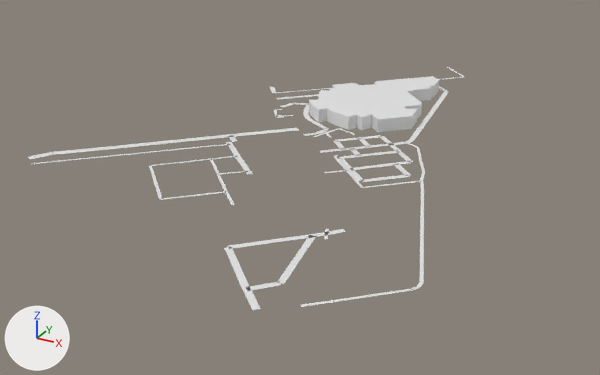
One commit to the glTF model game/world/tile_3_5.glb: the scene before it, then after it.
Both versions are drawn from a camera (50 mm lens) standing at (1126.0, -1882.0, 207.0) and looking at (861.0, -1400.0, -34.0). Lighting does not change. The marker at lower left points along +X, +Y and +Z. The first picture is the older version. Where no turn or scale is listed for an object, it has been applied to the vertices.

Before the edit, the objects in view are built like this:
```python
me_buildings = bpy.data.meshes.new('buildings')
me_buildings.from_pydata(...)  # 88 vertices, 172 faces; spans x 829.0..917.5, y -1357.7..-1227.0, z 0.0..10.0
me_roads = bpy.data.meshes.new('roads')
me_roads.from_pydata(...)  # 448 vertices, 224 faces; spans x 711.0..1007.0, y -1602.0..-1157.0, z 0.0
ob_buildings = bpy.data.objects.new('buildings', me_buildings)
ob_buildings.location = (0.0, 0.0, 0.0)
ob_roads = bpy.data.objects.new('roads', me_roads)
ob_roads.location = (0.0, 0.0, 0.0)
```
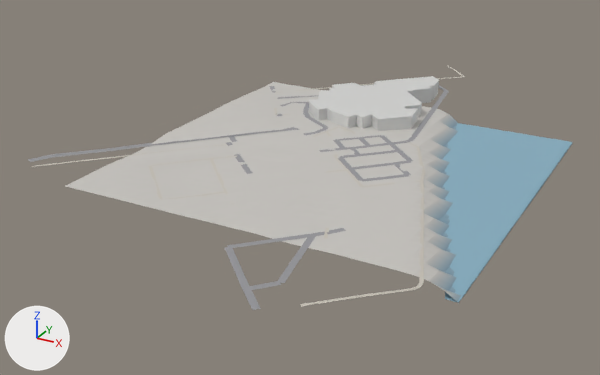
The newer file is also turned or shifted as a whole; pictures and numbers use the older file's frame.

Diff of the bpy script that builds the scene:
```diff
--- a/game/world/tile_3_5.glb.py
+++ b/game/world/tile_3_5.glb.py
@@ mat_defaultmaterial_001 @@
+mat_defaultmaterial_001 = bpy.data.materials.new('DefaultMaterial.001')
+mat_defaultmaterial_001.use_nodes = True; mat_defaultmaterial_001.node_tree.nodes.clear()
+_N = mat_defaultmaterial_001.node_tree.nodes; _L = mat_defaultmaterial_001.node_tree.links
+n0 = _N.new('ShaderNodeOutputMaterial'); n0.name = 'Material Output'
+n1 = _N.new('ShaderNodeBsdfPrincipled'); n1.name = 'Principled BSDF'
+n2 = _N.new('ShaderNodeVertexColor'); n2.name = 'Color Attribute'
+_L.new(n1.outputs[0], n0.inputs[0])  # 'BSDF' to 'Surface'
+_L.new(n2.outputs[0], n1.inputs[0])  # 'Color' to 'Base Color'
@@ mat_defaultmaterial_003 @@
+mat_defaultmaterial_003 = bpy.data.materials.new('DefaultMaterial.003')
+mat_defaultmaterial_003.use_nodes = True; mat_defaultmaterial_003.node_tree.nodes.clear()
+_N = mat_defaultmaterial_003.node_tree.nodes; _L = mat_defaultmaterial_003.node_tree.links
+n0 = _N.new('ShaderNodeOutputMaterial'); n0.name = 'Material Output'
+n1 = _N.new('ShaderNodeBsdfPrincipled'); n1.name = 'Principled BSDF'
+n2 = _N.new('ShaderNodeVertexColor'); n2.name = 'Color Attribute'
+_L.new(n1.outputs[0], n0.inputs[0])  # 'BSDF' to 'Surface'
+_L.new(n2.outputs[0], n1.inputs[0])  # 'Color' to 'Base Color'
@@ mat_defaultmaterial_002 @@
+mat_defaultmaterial_002 = bpy.data.materials.new('DefaultMaterial.002')
+mat_defaultmaterial_002.use_nodes = True; mat_defaultmaterial_002.node_tree.nodes.clear()
+_N = mat_defaultmaterial_002.node_tree.nodes; _L = mat_defaultmaterial_002.node_tree.links
+n0 = _N.new('ShaderNodeOutputMaterial'); n0.name = 'Material Output'
+n1 = _N.new('ShaderNodeBsdfPrincipled'); n1.name = 'Principled BSDF'
+n2 = _N.new('ShaderNodeVertexColor'); n2.name = 'Color Attribute'
+_L.new(n1.outputs[0], n0.inputs[0])  # 'BSDF' to 'Surface'
+_L.new(n2.outputs[0], n1.inputs[0])  # 'Color' to 'Base Color'
@@ me_roads @@
-me_roads.from_pydata(...)  # 448 vertices, 224 faces; spans x 711.0..1007.0, y -1602.0..-1157.0, z 0.0
+me_roads.from_pydata(...)  # 546 vertices, 322 faces; spans x 711.0..1007.0, y -1602.0..-1157.0, z -2.0..1.0
+# me_roads part 1: the loose piece of 4 vertices spanning x 846.0..863.0, y -1365.0..-1353.0, z 0.0 is moved by (0.0, 0.0, 1.0), in mat_defaultmaterial_001
+# me_roads part 2: the loose piece of 4 vertices spanning x 711.0..722.0, y -1514.0..-1500.0, z 0.0 is moved by (0.0, 0.0, -2.0), in mat_defaultmaterial_001
+# me_roads part 3: the loose piece of 4 vertices spanning x 939.0..949.0, y -1517.0..-1506.0, z 0.0 is moved by (0.0, 0.0, 1.0), in mat_defaultmaterial_001
+# me_roads part 4: the loose piece of 4 vertices spanning x 916.0..927.0, y -1372.0..-1361.0, z 0.0 is moved by (0.0, 0.0, 1.0), in mat_defaultmaterial_001
+# me_roads part 5: the loose piece of 4 vertices spanning x 916.0..929.0, y -1382.0..-1369.0, z 0.0 is moved by (0.0, 0.0, 1.0), in mat_defaultmaterial_001
+# me_roads part 6: the loose piece of 4 vertices spanning x 926.0..943.0, y -1396.0..-1379.0, z 0.0 is moved by (0.0, 0.0, 1.0), in mat_defaultmaterial_001
+# me_roads part 7: the loose piece of 4 vertices spanning x 903.0..919.0, y -1372.0..-1357.0, z 0.0 is moved by (0.0, 0.0, 1.0), in mat_defaultmaterial_001
+# me_roads part 8: the loose piece of 4 vertices spanning x 792.0..895.0, y -1319.0..-1217.0, z 0.0 is rebuilt with 14 vertices and now spans x 792.0..895.0, y -1319.0..-1217.0, z 0.0..1.0, in mat_defaultmaterial_001
+# me_roads part 9: the loose piece of 4 vertices spanning x 907.0..929.0, y -1357.0..-1232.0, z 0.0 is rebuilt with 14 vertices and now spans x 907.0..929.0, y -1357.0..-1232.0, z 0.0..1.0, in mat_defaultmaterial_001
+# me_roads part 10: 14 loose pieces with 56 vertices, spanning x 722.0..944.0, y -1522.0..-1338.0, z 0.0, are deleted
+# me_roads part 11: 2 vertices moved from x 891.0..892.0, y -1200.0..-1198.0, z 0.0 to x 891.0..892.0, y -1200.0..-1198.0, z 1.0; 16 vertices removed from x 719.0..883.0, y -1513.0..-1157.0, z 0.0; 100 vertices added at x 719.0..896.0, y -1520.0..-1157.0, z -2.0..1.0
+# me_roads part 12: 2 vertices moved from x 925.0..926.0, y -1363.0..-1361.0, z 0.0 to x 925.0..926.0, y -1363.0..-1361.0, z 1.0; 8 vertices removed from x 893.0..932.0, y -1450.0..-1379.0, z 0.0; 56 vertices added at x 892.0..999.0, y -1576.0..-1379.0, z -1.0..1.0
+# me_roads part 13: 80 faces spanning x 805.0..1007.0, y -1602.0..-1182.0, z 0.0..1.0 switch from no material to mat_defaultmaterial_001
+# other edits to the shape of me_roads do not show in these pictures
@@ ob_terrain @@
+ob_terrain = bpy.data.objects.new('terrain', me_terrain)  # 1089 vertices, 2048 faces; spans x 768.0..1024.0, y -1536.0..-1280.0, z -9.0..3.0
+ob_terrain.location = (0.0, 0.0, -0.8)
@@ ob_areas @@
+ob_areas = bpy.data.objects.new('areas', me_areas)  # 15 vertices, 13 faces; spans x 934.0..1024.0, y -1536.0..-1280.0, z -8.0
+ob_areas.location = (0.0, 0.0, -0.8)
```

Pixel boxes [x1, y1, x2, y2] of what changed, in the pictures (600 x 375 px; the box of a moved part takes in the faces that stretch with it):
'terrain', added: after [66, 82, 572, 303]
'areas', added (blue): after [442, 123, 572, 302]
'roads', reshaped: before [28, 67, 465, 310]; after [28, 66, 465, 310]
part 1 of me_roads, moved or reshaped: before [312, 122, 327, 129]; after [313, 120, 328, 127]
part 2 of me_roads, moved or reshaped: before [28, 153, 48, 159]; after [28, 156, 48, 162]
part 3 of me_roads, moved or reshaped: before [326, 229, 346, 235]; after [327, 228, 346, 234]
part 4 of me_roads, moved or reshaped: before [393, 142, 407, 145]; after [391, 141, 407, 144]
part 5 of me_roads, moved or reshaped: before [389, 144, 401, 152]; after [389, 144, 401, 151]
part 6 of me_roads, moved or reshaped: before [398, 151, 413, 162]; after [397, 150, 413, 162]
part 7 of me_roads, moved or reshaped: before [379, 136, 393, 144]; after [380, 135, 391, 144]
part 8 of me_roads, rebuilt: before [276, 94, 319, 99]; after [277, 95, 318, 99]
part 9 of me_roads, rebuilt: before [409, 92, 449, 141]; after [409, 91, 449, 140]
part 10 of me_roads, deleted: before [31, 109, 345, 239]
part 11 of me_roads, reshaped: before [45, 67, 465, 163]; after [32, 66, 465, 199]
part 12 of me_roads, built on: before [334, 143, 418, 188]; after [224, 142, 424, 306]
part 13 of me_roads, recoloured: [205, 77, 461, 310] in both
